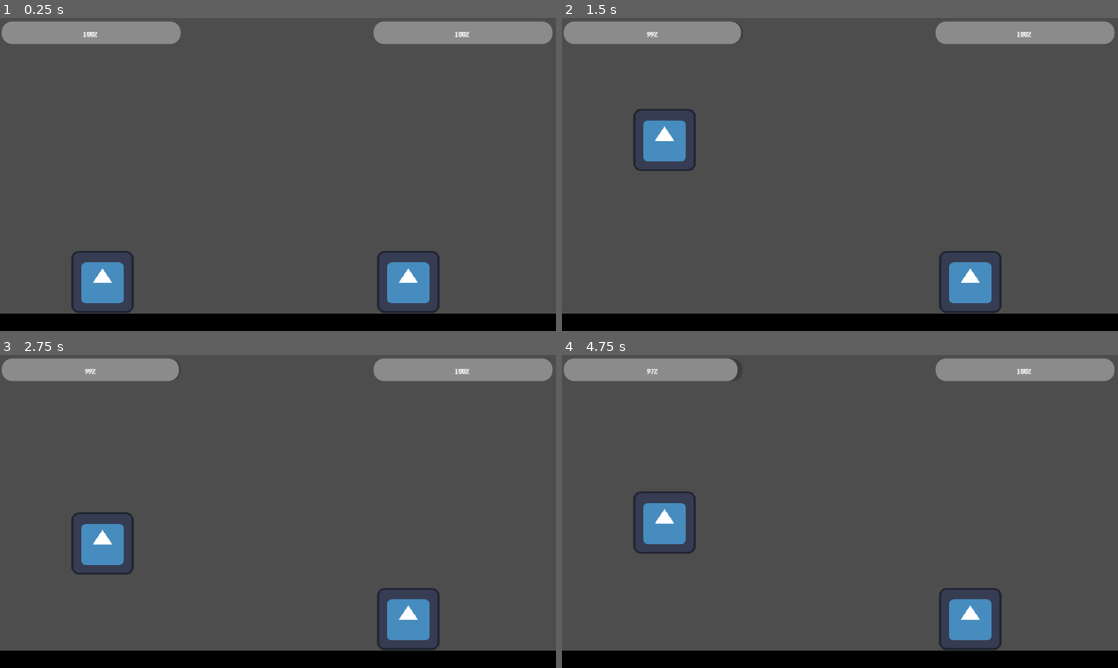
Above: before the commit, frames 1-4 (two rows, left to right).
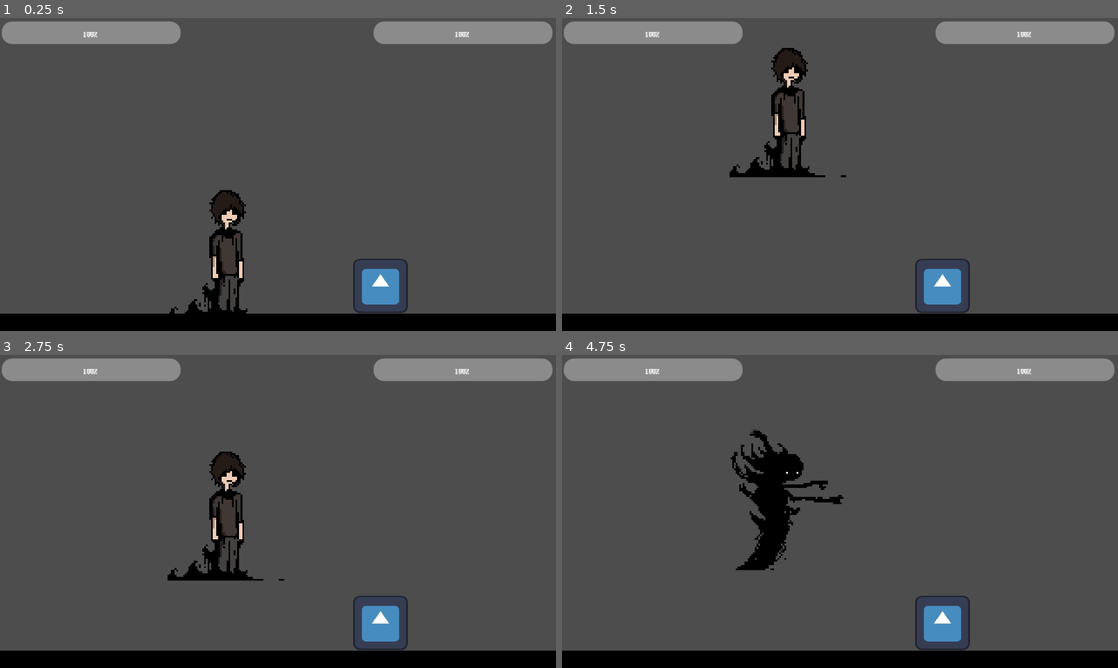
Above: after the commit, the same moments.

Repository: rcs227/Birkel-Brawlers
Game: Godot game, scene res://scenes/char_test.tscn
Two runs of this game, one before a commit and one after it. Both use one fixed random seed, a clock stepped at 60 frames per second and the inputs below. Before the commit the project starts from res://scenes/main.tscn. The engine's default icon, where the game draws it, is replaced by a stand-in: a white triangle on a blue panel in a dark square.
Inputs:
- Up to frame 1 (0.25 s): no input
- Up to frame 2 (1.5 s): tap Enter at 0.5 s; hold D (right) from 0.53 s (still down); tap M (M) at 0.6 s; tap Space (jump) at 0.77, 1.07 s; tap Ctrl (crouch) at 0.8, 1.35 s
- Up to frame 3 (2.75 s): tap Space (jump) at 1.52, 1.82, 2.3 s; tap E (light_attack) at 1.55 s; release D (right) at 2.03 s; hold A (left) from 2.03 s (still down); hold E (light_attack) from 2.03 s (still down)
- Up to frame 4 (4.75 s): release A (left) at 2.78 s; release E (light_attack) at 2.78 s; hold D (right) 2.78-4.28 s; tap Space (jump) at 2.85, 3.02, 3.32, 3.77, 4.07, 4.52 s; tap M (M) at 3.05, 3.6 s; tap Ctrl (crouch) at 3.8, 4.35 s; hold A (left) from 4.28 s (still down); tap E (light_attack) at 4.55 s

The runs differ from the first frame. In frame 1, 4.9% of the frame differs, in the area x 12-79%, y 54-95%; in frame 2, 5.2%; in frame 3, 5.2%; in frame 4, 6.0%, in the area x 12-79%, y 1-95%.

Commit message:
Refactored and reorganized code, fixed crouching while jumping issue

Diff:
--- a/project.godot
+++ b/project.godot
@@ -11,7 +11,7 @@
 [application]
 
 config/name="birkel_brawlers"
-run/main_scene="res://scenes/main.tscn"
+run/main_scene="uid://bshhgpf106j1o"
 config/features=PackedStringArray("4.6", "GL Compatibility")
 config/icon="res://icon.svg"
 
--- a/scenes/char_test.tscn
+++ b/scenes/char_test.tscn
@@ -21,7 +21,7 @@
 [sub_resource type="Theme" id="Theme_7lokh"]
 default_font = ExtResource("3_7lokh")
 
-[node name="Main" type="Node2D" unique_id=393302278]
+[node name="Main2" type="Node2D" unique_id=393302278]
 script = ExtResource("1_jrcg6")
 
 [node name="Ground" type="ColorRect" parent="." unique_id=541780883]
@@ -67,15 +67,17 @@
 offset_bottom = 15.0
 theme = SubResource("Theme_7lokh")
 
-[node name="character" parent="." unique_id=1985438771 instance=ExtResource("3_wnv5a")]
-position = Vector2(97, 66)
-scale = Vector2(0.245, 0.245)
-device_id = -1
-
-[node name="character2" parent="." unique_id=1304211670 instance=ExtResource("3_wnv5a")]
+[node name="character2" parent="." unique_id=1304211670 node_paths=PackedStringArray("health_bar") instance=ExtResource("3_wnv5a")]
 position = Vector2(219, 150)
 scale = Vector2(0.245, 0.245)
 device_id = 1
+speed = 150.0
+acceleration = 1000.0
+friction = 750.0
+jump_force = -225.0
+gravity = 600.0
+health_bar = NodePath("../health_bar")
 
-[node name="character3" parent="." unique_id=2073528848 instance=ExtResource("5_7lokh")]
+[node name="character3" parent="." unique_id=2073528848 node_paths=PackedStringArray("health_bar") instance=ExtResource("5_7lokh")]
 position = Vector2(130, 134)
+health_bar = NodePath("../health_bar2")
--- a/scenes/character.tscn
+++ b/scenes/character.tscn
@@ -20,8 +20,14 @@
 [node name="character" type="CharacterBody2D" unique_id=1985438771]
 collision_layer = 2
 script = ExtResource("1_rkhd4")
+device_id = null
+speed = null
+acceleration = null
+friction = null
+jump_force = null
+gravity = null
 
-[node name="Sprite2D" type="AnimatedSprite2D" parent="." unique_id=418215774]
+[node name="AnimatedSprite2D" type="AnimatedSprite2D" parent="." unique_id=418215774]
 sprite_frames = SubResource("SpriteFrames_lrhn5")
 
 [node name="CollisionShape2D" type="CollisionShape2D" parent="." unique_id=671035564]
--- a/scenes/jp.tscn
+++ b/scenes/jp.tscn
@@ -1,9 +1,13 @@
-[gd_scene format=3 uid="uid://soeq7lv6b6yo"]
+[gd_scene format=3 uid="uid://dpn8w8cfts0so"]
 
 [ext_resource type="Script" uid="uid://cxpgkoay126ka" path="res://scripts/jp.gd" id="1_fl8a4"]
 [ext_resource type="Texture2D" uid="uid://45l7sbbr4pnk" path="res://sprites/jp_crouch.png" id="2_4k224"]
 [ext_resource type="Texture2D" uid="uid://p2pm8oyt21lo" path="res://sprites/jp_shadow.png" id="3_4k224"]
 [ext_resource type="Texture2D" uid="uid://b7hi8yirtlfnh" path="res://sprites/jp_shadow_light_attack.png" id="3_yuwmx"]
+
+[sub_resource type="AtlasTexture" id="AtlasTexture_4k224"]
+atlas = ExtResource("3_4k224")
+region = Rect2(0, 0, 22, 66)
 
 [sub_resource type="AtlasTexture" id="AtlasTexture_yuwmx"]
 atlas = ExtResource("2_4k224")
@@ -37,12 +41,16 @@
 atlas = ExtResource("3_yuwmx")
 region = Rect2(320, 0, 80, 84)
 
-[sub_resource type="AtlasTexture" id="AtlasTexture_4k224"]
-atlas = ExtResource("3_4k224")
-region = Rect2(0, 0, 22, 66)
-
 [sub_resource type="SpriteFrames" id="SpriteFrames_0v5ke"]
 animations = [{
+"frames": [{
+"duration": 1.0,
+"texture": SubResource("AtlasTexture_4k224")
+}],
+"loop": true,
+"name": &"crouch",
+"speed": 6.0
+}, {
 "frames": [{
 "duration": 1.0,
 "texture": SubResource("AtlasTexture_yuwmx")
@@ -54,7 +62,7 @@
 "texture": SubResource("AtlasTexture_jph63")
 }],
 "loop": false,
-"name": &"crouch",
+"name": &"crouch_old",
 "speed": 6.0
 }, {
 "frames": [{
@@ -81,16 +89,8 @@
 "duration": 1.0,
 "texture": SubResource("AtlasTexture_vwyf3")
 }],
-"loop": true,
+"loop": false,
 "name": &"light_attack",
-"speed": 6.0
-}, {
-"frames": [{
-"duration": 1.0,
-"texture": SubResource("AtlasTexture_4k224")
-}],
-"loop": true,
-"name": &"shadow",
 "speed": 6.0
 }]
 
@@ -100,11 +100,11 @@
 [node name="character2" type="CharacterBody2D" unique_id=1985438771]
 script = ExtResource("1_fl8a4")
 
-[node name="Sprite2D" type="AnimatedSprite2D" parent="." unique_id=1541236945]
+[node name="AnimatedSprite2D" type="AnimatedSprite2D" parent="." unique_id=1541236945]
 position = Vector2(0, 1)
 scale = Vector2(1, 1.030303)
 sprite_frames = SubResource("SpriteFrames_0v5ke")
-animation = &"shadow"
+animation = &"light_attack"
 
 [node name="CollisionShape2D" type="CollisionShape2D" parent="." unique_id=671035564]
 position = Vector2(0, -1)
--- a/scenes/main.tscn
+++ b/scenes/main.tscn
@@ -70,10 +70,21 @@
 [node name="character" parent="." unique_id=1985438771 node_paths=PackedStringArray("health_bar") instance=ExtResource("3_jyhfs")]
 position = Vector2(59, 150)
 scale = Vector2(0.28, 0.28)
+device_id = 0
+speed = 150.0
+acceleration = 1000.0
+friction = 750.0
+jump_force = -225.0
+gravity = 600.0
 health_bar = NodePath("../health_bar")
 
 [node name="character2" parent="." unique_id=1175189339 node_paths=PackedStringArray("health_bar") instance=ExtResource("3_jyhfs")]
 position = Vector2(235, 150)
 scale = Vector2(0.28, 0.28)
 device_id = 1
+speed = 150.0
+acceleration = 1000.0
+friction = 750.0
+jump_force = -225.0
+gravity = 600.0
 health_bar = NodePath("../health_bar2")
--- a/scripts/jp.gd
+++ b/scripts/jp.gd
@@ -1,31 +1,4 @@
 extends Player
-@onready var jp: AnimatedSprite2D = $Sprite2D
 
-var is_stunned: bool = false
-var stun_timer: float = 0.0
-const LIGHT_ATTACK_COOLDOWN: float = 0.5
-
-func _ready() -> void:
-	jp.play("default")
-
-func _physics_process(delta: float) -> void:
-	super._physics_process(delta)
-	if is_stunned:
-		stun_timer -= delta
-		if stun_timer <= 0.0:
-			is_stunned = false
-			jp.play("default")
-
-func _input(event: InputEvent) -> void:
-	if is_stunned:
-		return
-	super._input(event)
-	if event.is_action_pressed("light_attack"):
-		jp.play("light_attack")
-		is_stunned = true
-		stun_timer = LIGHT_ATTACK_COOLDOWN
-	if event.is_action_pressed("down"):
-		jp.play("shadow")
-	if event.is_action_released("down"):
-		jp.stop()
-		jp.play("default")
+func light_attack():
+	safe_play("light_attack")
--- a/scripts/player.gd
+++ b/scripts/player.gd
@@ -1,10 +1,17 @@
 class_name Player
 extends CharacterBody2D
 
+# child nodes
+@onready var anim_sprite = get_node("AnimatedSprite2D")
+
+# constants
+const STICK_DEADZONE := 0.2
+const TRIGGER_THRESHOLD := 0.5
+const CROUCH_THRESHOLD := 0.6
+
+# exports
+
 @export var device_id: int = 0 # assigned at game start
-
-var special_held: bool = false
-var block_held: bool = false
 
 # MOVEMENT STATS
 @export var speed := 150.0
@@ -13,65 +20,106 @@
 @export var jump_force := -225.0
 @export var gravity := 600.0
 
+@export_group("UI")
 @export var health_bar: ProgressBar
 
-var max_health = 100
-var health = 100
+# --- State ---
+var max_health := 100
+var health := 100
 
-var has_flip: bool = true
+var special_held := false
+var block_held := false
+var is_crouching := false
+var has_flip := true
+var jump_grace_timer := 0.0
+const JUMP_GRACE_TIME := 0.1
 
-var stun_timer: float = 0.0
-
-var knockback: Vector2 = Vector2.ZERO
+var stun_timer := 0.0
+var knockback := Vector2.ZERO
 
 func _ready():
 	health_bar.value = health
+	anim_sprite.animation_finished.connect(_on_animation_finished)
+	safe_play("default")
 
 func _physics_process(delta: float) -> void:
+	_read_axes()
+	if jump_grace_timer > 0.0:
+		jump_grace_timer -= delta
+
 	if stun_timer > 0.0:
-		stun_timer -= delta
-		velocity.x = move_toward(velocity.x, 0.0, friction * delta)
-		velocity.y = gravity * delta
-		move_and_slide()
+		_process_stun(delta)
 		return
 
-	special_held = Input.get_joy_axis(device_id, JOY_AXIS_TRIGGER_LEFT) > 0.5
-	block_held = Input.get_joy_axis(device_id, JOY_AXIS_TRIGGER_RIGHT) > 0.5
-
-	# Horizontal movement
-	# prevent stick drift
-	var raw := Input.get_joy_axis(device_id, JOY_AXIS_LEFT_X)
-	var direction := 0.0 if block_held or abs(raw) < 0.2 else raw
-
-	if direction != 0.0:
-		velocity.x = move_toward(velocity.x, direction * speed, acceleration * delta)
-	else:
-		velocity.x = move_toward(velocity.x, 0.0, friction * delta)
-
-	# vertical movement
-	if not is_on_floor():
-		velocity.y += gravity * delta
-	else:
-		has_flip = true
-
-	velocity += knockback
-	knockback = knockback.move_toward(Vector2.ZERO, friction * delta)
+	_process_crouch()
+	_process_horizontal(delta)
+	_process_vertical(delta)
+	_process_knockback(delta)
 	move_and_slide()
 
 func _input(event: InputEvent) -> void:
 	if event.device != device_id or block_held or stun_timer > 0.0:
 		return
 	if event.is_action_pressed("jump"):
-		if is_on_floor() or has_flip:
-			velocity.y = jump_force
-			if not is_on_floor():
-				has_flip = false
+		_try_jump()
 	if event.is_action_pressed("light_attack"):
 		light_attack()
 	if event.is_action_pressed("medium_attack"):
 		medium_attack()
 	if event.is_action_pressed("heavy_attack"):
 		heavy_attack()
+	if event.is_action_pressed("grab") and jump_grace_timer == 0:
+		grab()
+
+# ---- Input Reading -----
+func _read_axes() -> void:
+	special_held = Input.get_joy_axis(device_id, JOY_AXIS_TRIGGER_LEFT) > TRIGGER_THRESHOLD
+	block_held = Input.get_joy_axis(device_id, JOY_AXIS_TRIGGER_RIGHT) > TRIGGER_THRESHOLD
+
+func _process_crouch() -> void:
+	if jump_grace_timer > 0.0:
+		return
+	var down := Input.get_joy_axis(device_id, JOY_AXIS_LEFT_Y) > CROUCH_THRESHOLD
+	if down and not is_crouching and is_on_floor():
+		crouch()
+	elif not down and is_crouching:
+		uncrouch()
+
+
+# ----- Movement -------
+
+func _process_stun(delta: float) -> void:
+	stun_timer -= delta
+	velocity.x = move_toward(velocity.x, 0.0, friction * delta)
+	velocity.y += gravity * delta
+	move_and_slide()
+
+func _process_horizontal(delta: float) -> void:
+	var raw := Input.get_joy_axis(device_id, JOY_AXIS_LEFT_X)
+	var direction := 0.0 if block_held or abs(raw) < STICK_DEADZONE or is_crouching else raw
+	if direction != 0.0:
+		velocity.x = move_toward(velocity.x, direction * speed, acceleration * delta)
+	else:
+		velocity.x = move_toward(velocity.x, 0.0, friction * delta)
+
+func _process_vertical(delta: float) -> void:
+	if not is_on_floor():
+		velocity.y += gravity * delta
+	else:
+		has_flip = true
+
+func _process_knockback(delta: float) -> void:
+	velocity += knockback
+	knockback = knockback.move_toward(Vector2.ZERO, friction * delta)
+
+func _try_jump() -> void:
+	if is_on_floor() or has_flip:
+		if is_crouching:
+			uncrouch()
+		jump_grace_timer = JUMP_GRACE_TIME
+		velocity.y = jump_force
+		if not is_on_floor():
+			has_flip = false
 
 func apply_stun(duration: float):
 	stun_timer = duration
@@ -112,3 +160,21 @@
 
 func execute_attack(attack: Attack):
 	pass
+
+func crouch():
+	is_crouching = true
+	safe_play("crouch")
+
+func uncrouch():
+	is_crouching = false
+	safe_play("default")
+
+# --- Animation ---
+
+# safely checks if an animation exists
+func safe_play(animation: StringName) -> void:
+	if anim_sprite.sprite_frames.has_animation(animation):
+		anim_sprite.play(animation)
+
+func _on_animation_finished() -> void:
+	safe_play("default")
Not shown: 1 places in scenes/char_test.tscn that only renumber resources
